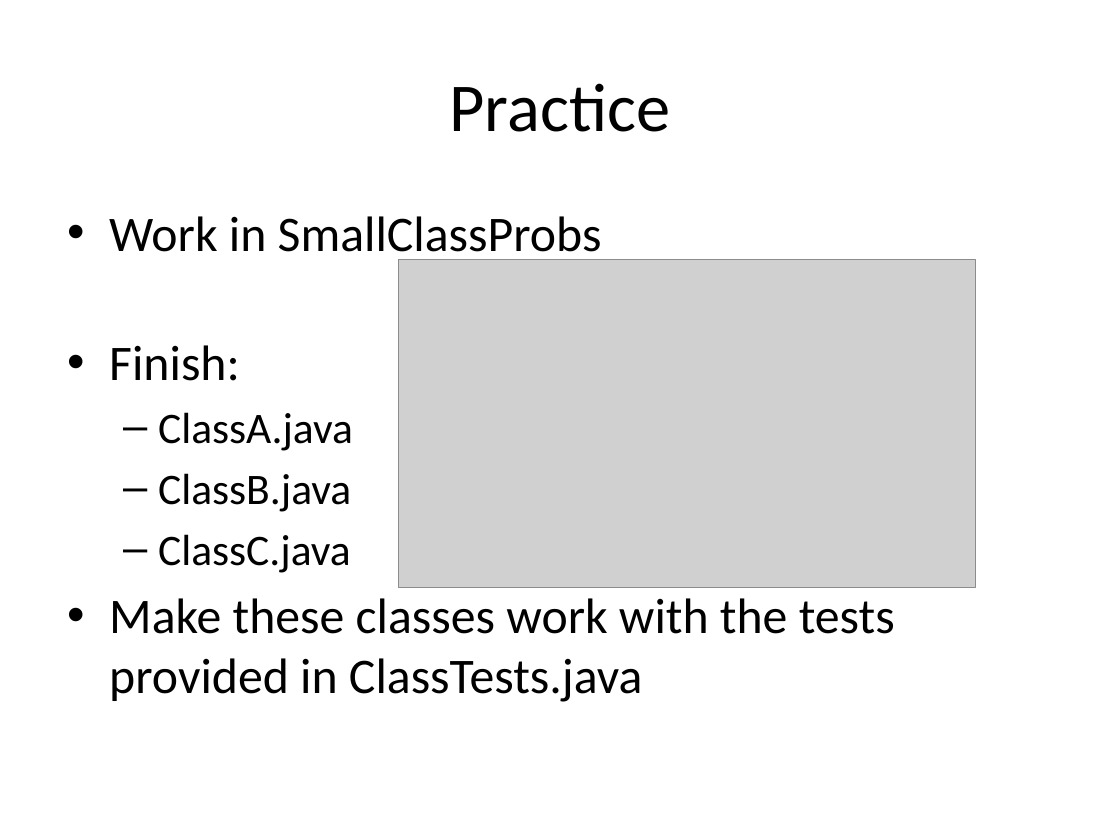
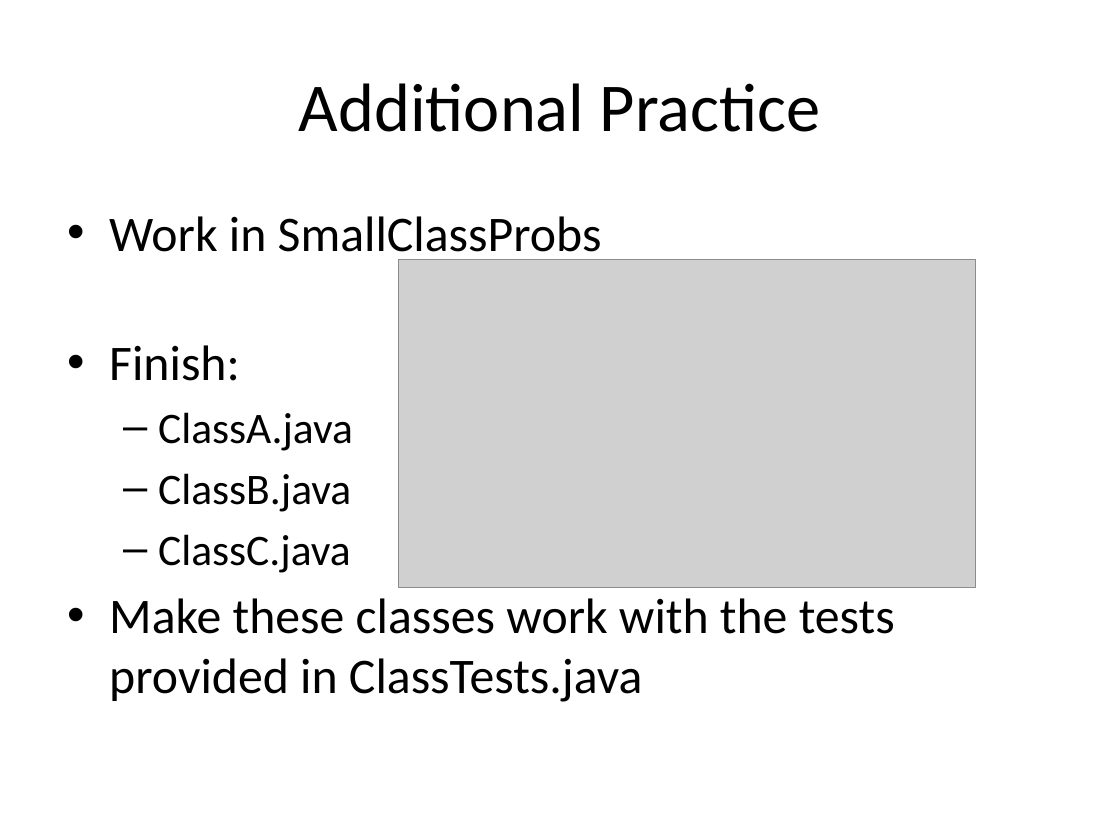
Before and after one commit to RHIT-CSSE/csse220, a slide deck: slide 10 of ClassMaterials/ObjectIntroAndMisc/Slides/Part3-ObjectIntro.pptx. Drawn at 1120x840 pixels with LibreOffice and Linux fonts; fonts in the diff are those of the drawing; grey boxes stand for pictures. Boxes give left, top, right and bottom in pixels: in the first picture for what was removed or moved away, otherwise in the second. Text is boxed around its words. In the diff, an @@ line names an element or a change of style, - is before the commit and + after.

```diff
--- a/ClassMaterials/ObjectIntroAndMisc/Slides/Part3-ObjectIntro.pptx
+++ b/ClassMaterials/ObjectIntroAndMisc/Slides/Part3-ObjectIntro.pptx
@@ title at <box>299,83,820,132</box>: text changed @@
-Practice
+Additional Practice
```
Also in this commit, not shown: 1 slide added, 1 other file.
